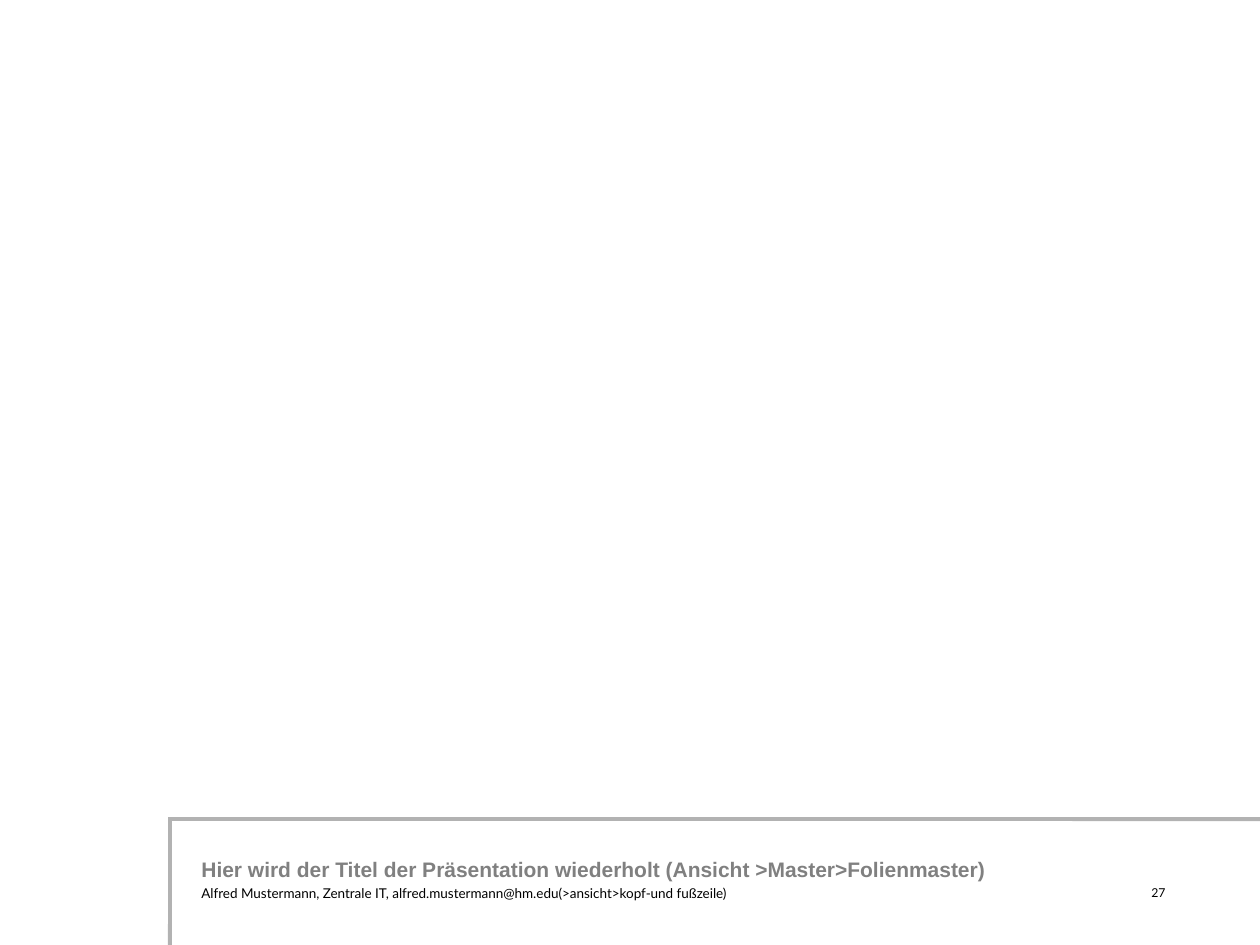
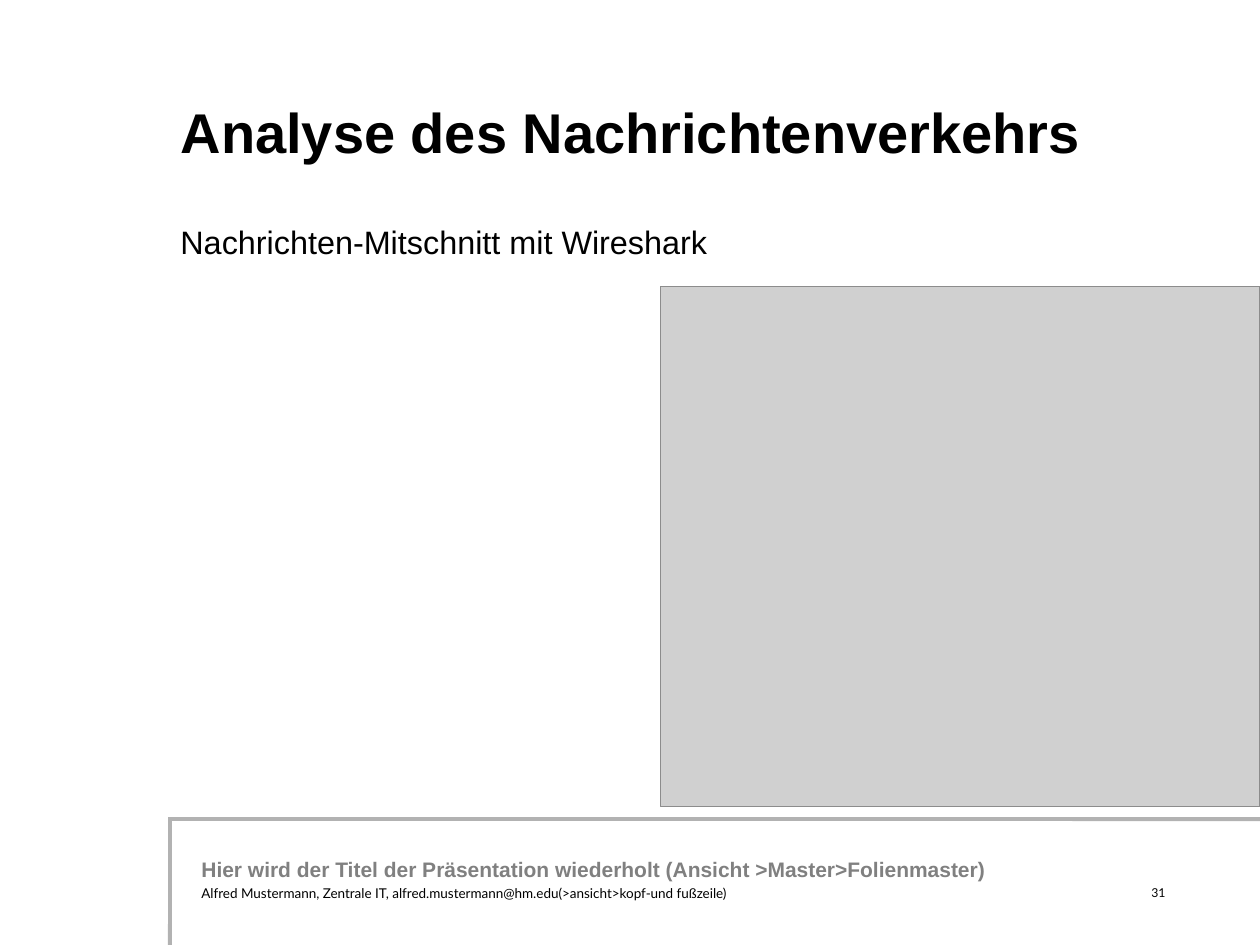
Before and after one commit to simonsymhoven/Datenkommunikation, a slide deck: slide 31 of Aufgabe 1/powerpointpraesentation.ppt (slide 27 before the commit). Drawn at 1260x945 pixels with LibreOffice and Linux fonts; fonts in the diff are those of the drawing; grey boxes stand for pictures; background and template pictures are left out. Boxes give left, top, right and bottom in pixels: in the first picture for what was removed or moved away, otherwise in the second. Text is boxed around its words. In the diff, an @@ line names an element or a change of style, - is before the commit and + after.

```diff
--- a/Aufgabe 1/powerpointpraesentation.ppt
+++ b/Aufgabe 1/powerpointpraesentation.ppt
@@ title added at (181, 112, 1080, 164), 32 pt, text #000000, bold @@
+Analyse des Nachrichtenverkehrs
@@ text added at (180, 230, 708, 255), 18.5 pt, text #000000 @@
+Nachrichten-Mitschnitt mit Wireshark
@@ picture added at (660, 286, 1260, 806) @@
@@ page number at (1151, 888, 1165, 897): text changed @@
-27
+31
```
Also in this commit, not shown: 20 other slides changed, 4 slides added, 1 slide removed, 3 other files.
